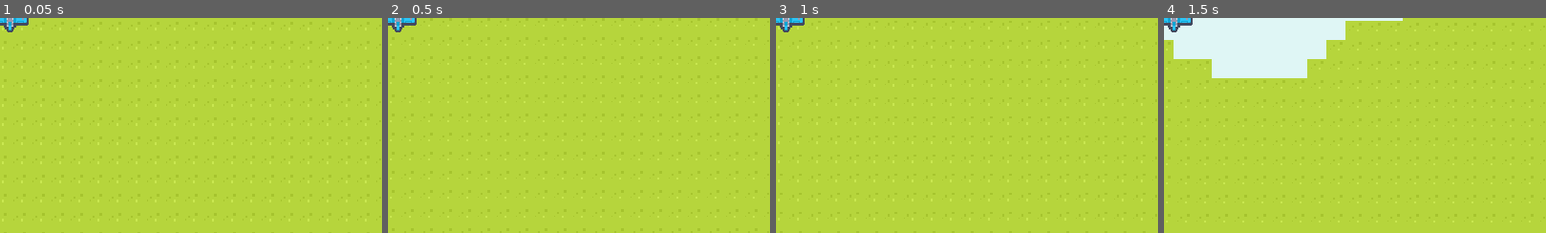
Above: before the commit, frames 1-4 (left to right).
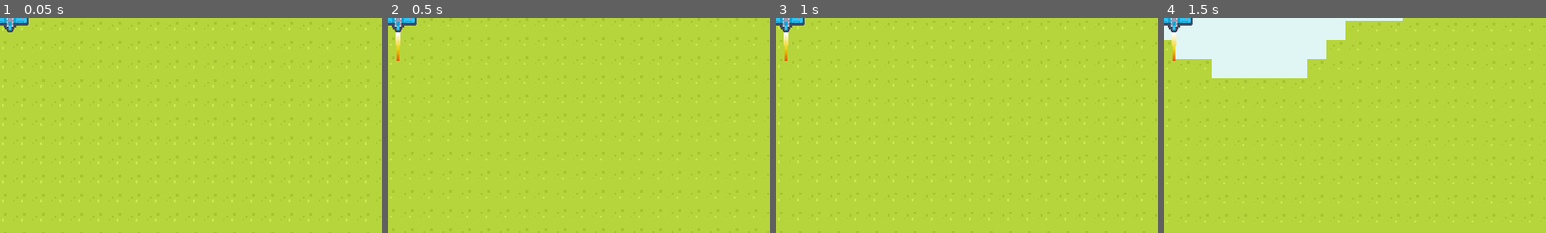
Above: after the commit, the same moments.

Repository: Pi-face/minijam39
Game: Godot game, scene res://Scenes/World.tscn
Same seed, same stepped clock (60 frames per second), same inputs: the game is played once before the commit and once after it.
Inputs:
- Up to frame 1 (0.05 s): no input
- Up to frame 2 (0.5 s): no input
- Up to frame 3 (1 s): no input
- Up to frame 4 (1.5 s): no input
The pictures show only the part of the screen within x 49-99%, y 50-100%; the shares and areas given below are measured in that part.

Frame 1 is identical in both runs. In frame 2, 0.1% of the frame differs, in the area x 2-4%, y 6-20%; in frame 3, 0.1%; in frame 4, 0.1%.

Commit message:
Add flame trail

Diff:
--- a/Scenes/Plane.tscn
+++ b/Scenes/Plane.tscn
@@ -1,21 +1,40 @@
-[gd_scene load_steps=4 format=3 uid="uid://bl83pjkv4jhn1"]
+[gd_scene load_steps=7 format=3 uid="uid://bl83pjkv4jhn1"]
 
 [ext_resource type="Script" path="res://Scripts/player.gd" id="1_2adeh"]
 [ext_resource type="Texture2D" uid="uid://cpfipr1cntkqu" path="res://Assets/ships_packed.png" id="2_e8yux"]
+[ext_resource type="Script" path="res://Scripts/jet_trail.gd" id="3_26tk7"]
 
-[sub_resource type="RectangleShape2D" id="RectangleShape2D_yxjev"]
-size = Vector2(104, 86)
+[sub_resource type="Curve" id="Curve_3bwvj"]
+_data = [Vector2(0, 0), 0.0, 0.0, 0, 0, Vector2(0.91277, 1), 0.0, 0.0, 0, 0, Vector2(1, 0.495798), 0.0, 0.0, 0, 0]
+point_count = 3
+
+[sub_resource type="Gradient" id="Gradient_8kwon"]
+offsets = PackedFloat32Array(0, 0.166008, 0.462451, 0.737154)
+colors = PackedColorArray(0, 0, 0, 0, 0.921569, 0, 0, 0.862745, 0.956863, 0.811765, 0, 0.862745, 1, 1, 1, 1)
+
+[sub_resource type="CapsuleShape2D" id="CapsuleShape2D_slml3"]
+radius = 4.0
+height = 26.0
 
 [node name="Player" type="CharacterBody2D"]
 script = ExtResource("1_2adeh")
 
 [node name="Sprite2D" type="Sprite2D" parent="."]
+z_index = 2
 texture_filter = 3
 texture = ExtResource("2_e8yux")
 region_enabled = true
 region_rect = Rect2(0, 4, 32, 24)
 
+[node name="Trail" type="Line2D" parent="Sprite2D"]
+top_level = true
+z_index = 1
+width = 5.0
+width_curve = SubResource("Curve_3bwvj")
+gradient = SubResource("Gradient_8kwon")
+script = ExtResource("3_26tk7")
+
 [node name="CollisionShape2D" type="CollisionShape2D" parent="."]
-shape = SubResource("RectangleShape2D_yxjev")
+shape = SubResource("CapsuleShape2D_slml3")
 
 [node name="Camera2D" type="Camera2D" parent="."]
--- /dev/null
+++ b/Scripts/jet_trail.gd
@@ -0,0 +1,8 @@
+extends Line2D
+
+@export var max_points : int = 30
+
+func _physics_process(_delta: float) -> void:
+	add_point(get_parent().global_position)
+	if points.size() > max_points:
+		remove_point(0)
--- a/Scripts/map_generator.gd
+++ b/Scripts/map_generator.gd
@@ -17,7 +17,6 @@
 				_generate_patch(Vector2i(x, y))
 
 	_clear_unused_patches(current_patch)
-	print(noise_patches.size())
 
 
 
